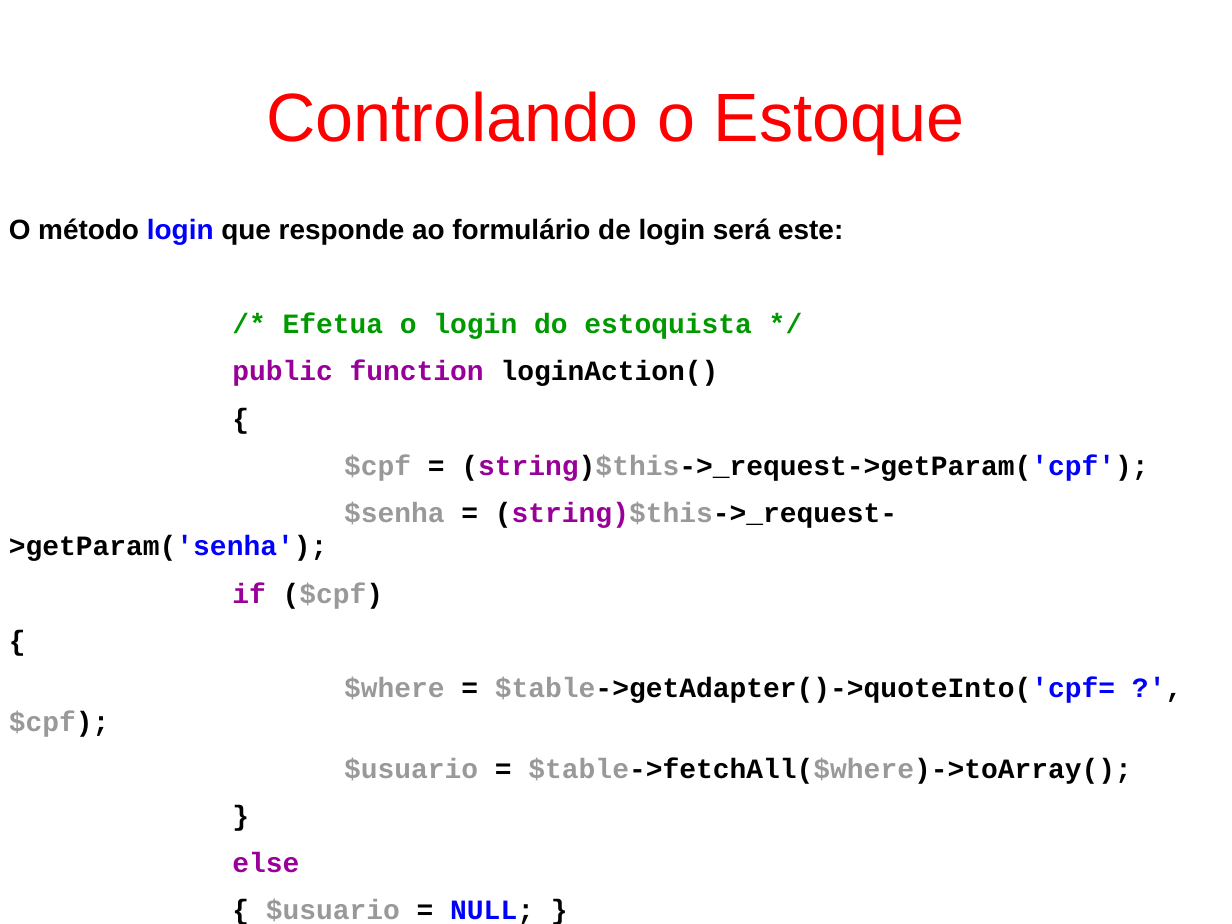
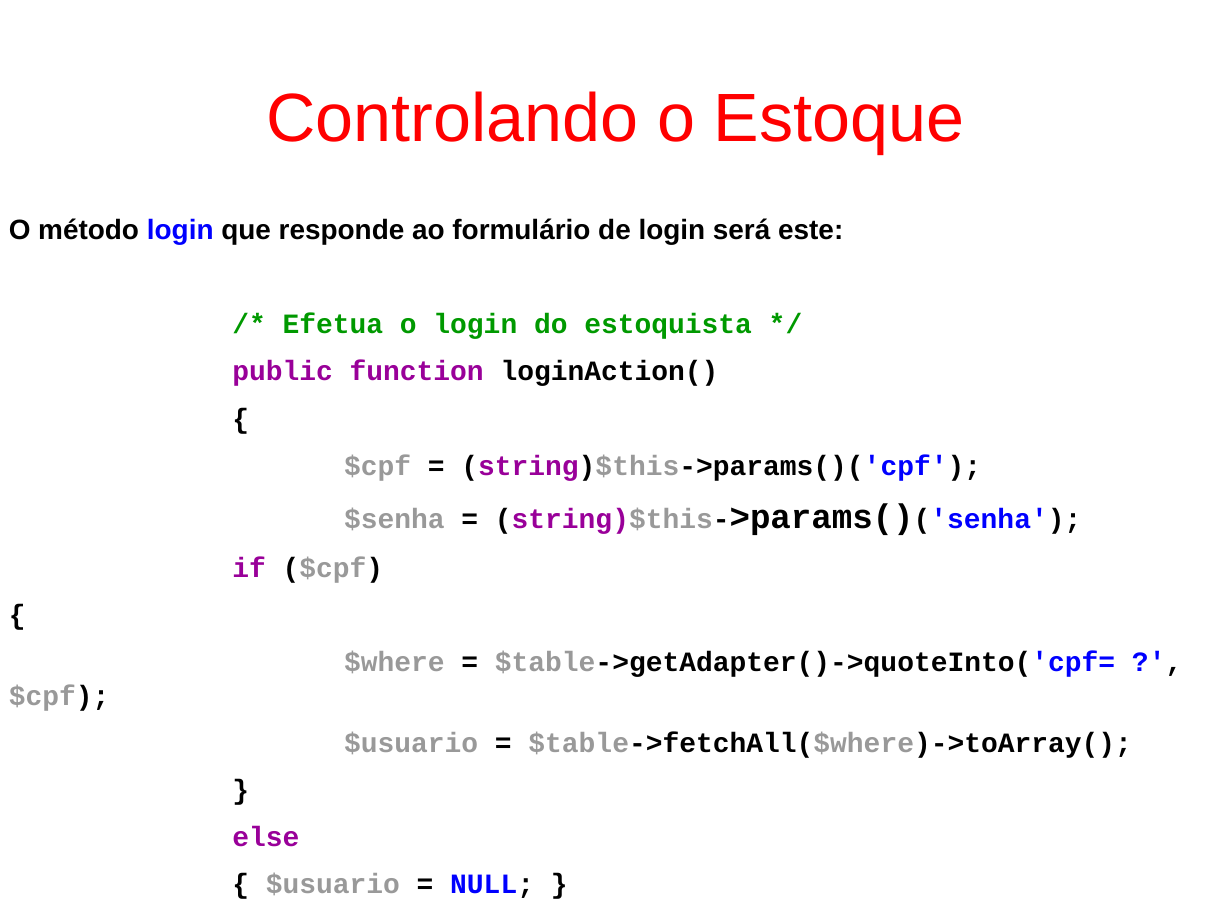
Before and after one commit to fgsl/lojasacme, a slide deck: slide 140 of docs/tutorial.odp. Drawn at 1232x924 pixels with LibreOffice and Linux fonts; fonts in the diff are those of the drawing. Boxes give left, top, right and bottom in pixels: in the first picture for what was removed or moved away, otherwise in the second. Text is boxed around its words. In the diff, an @@ line names an element or a change of style, - is before the commit and + after.

```diff
--- a/docs/tutorial.odp
+++ b/docs/tutorial.odp
@@ text at <box>344,455,1082,535</box>: text changed @@
-$cpf = (string)$this->_request->getParam('cpf');
-$senha = (string)$this->_request->getParam('senha');
+$cpf = (string)$this->params()('cpf');
+$senha = (string)$this->params()('senha');
```
Also in this commit, not shown: 34 other slides changed, 1 other file.
